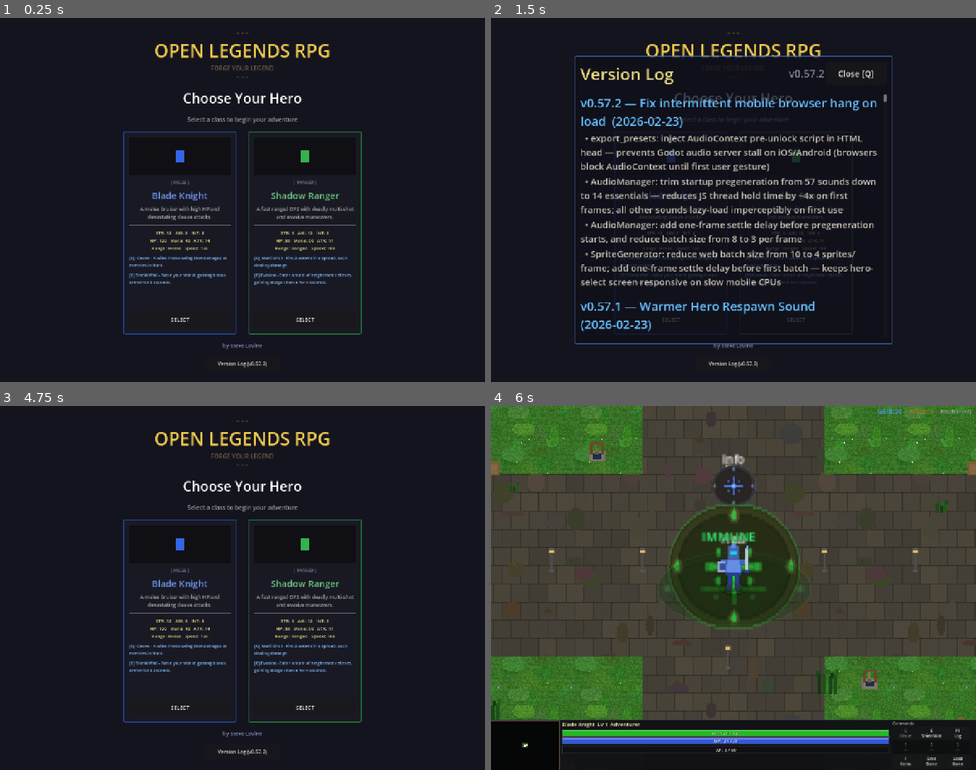
Above: before the commit, frames 1-4 (two rows, left to right).
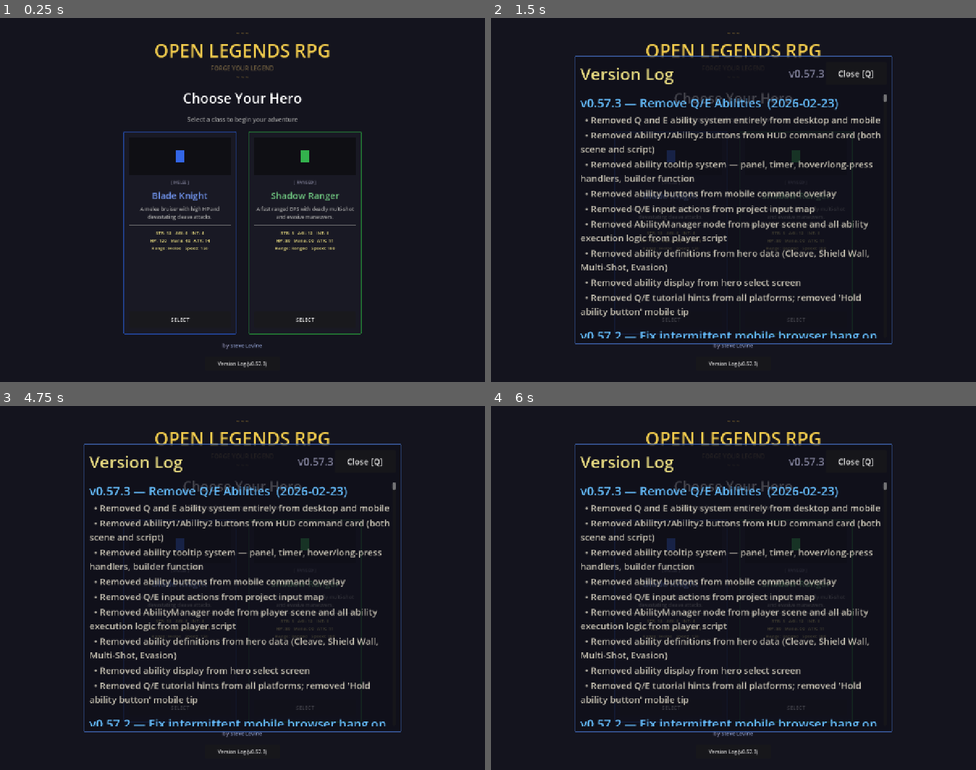
Above: after the commit, the same moments.

Repository: slxny/legends-open-rpg
Game: Godot game, scene res://scenes/main.tscn
Same seed, same stepped clock (60 frames per second), same inputs: the game is played once before the commit and once after it.
Inputs (mouse positions are in pixels of both pictures, inside the frame that each line leads up to):
- Up to frame 1 (0.25 s): no input
- Up to frame 2 (1.5 s): click "Version Log (v0.57.2)" (after the commit: "Version Log (v0.57.3)") at 0.5 s; click "SELECT" at 1.25 s
- Up to frame 3 (4.75 s): click "SELECT" at 2 s; tap Enter at 2.75, 4.25 s; move the mouse to (349, 569) at 2.77 s; hold D (move_right) 2.78-3.5 s; hold Q (ability_1, bound only before the commit) 2.78-3.5 s; click (349, 569) at 2.92 s; tap E (ability_2, bound only before the commit) at 3.05 s; tap Space (attack) at 3.5 s; drag from (145, 606) to (218, 660) at 3.52 s; move the mouse to (291, 507) at 4.27 s; hold D (move_right) from 4.28 s (still down); hold Space (attack) from 4.28 s (still down); click (291, 507) at 4.42 s; tap Q (ability_1, bound only before the commit) at 4.55 s
- Up to frame 4 (6 s): release D (move_right) at 5 s; release Space (attack) at 5 s; drag from (709, 660) to (588, 533) at 5.02 s; click (903, 733) at 5.75 s, where only the run before the commit has a clickable "Q Cleave"

The runs differ from the first frame. In frame 1, 0.7% of the frame differs, in the area x 26-73%, y 65-96%; in frame 2, 12%; in frame 3, 11%; in frame 4, 88%, in the area x 0-100%, y 0-100%.
Error after the commit: Parse Error: Function "_spawn_projectile()" not found in base self. (res://scenes/player/player.gd:1674)

Commit message:
Remove Q/E ability system entirely — desktop and mobile (v0.57.3)
Removed every reference to Q/E abilities across 7 files:

- project.godot: deleted ability_1 (Q) and ability_2 (E) input actions
- player.tscn: removed AbilityManager child node
- player.gd: removed ability_mgr onready, setup call, Q/E input handling,
  _use_ability(), _execute_aoe_ability(), _execute_projectile_ability(),
  _spawn_projectile(), _spawn_buff_vfx()
- hero_data.gd: removed abilities dict from both heroes (Cleave, Shield
  Wall, Multi-Shot, Evasion)
- hud.tscn: removed Ability1 and Ability2 button nodes from command grid
- hud.gd: removed ability_1_btn/ability_2_btn onready refs, tooltip vars,
  _create_tooltip_panel(), _build_ability_tooltip(), _on_ability_hover(),
  _on_ability_unhover(), _setup_mobile_ability_tooltip(), _show_tooltip(),
  _on_ability_cooldown(), mobile overlay ability buttons, ability setup
  block in setup(), all Q/E tutorial hints, 'hold ability' mobile tip
- hero_select.gd: removed ability labels from hero cards

Co-Authored-By: Claude Sonnet 4.6 <noreply@anthropic.com>

Diff:
--- a/project.godot
+++ b/project.godot
@@ -43,7 +43,6 @@
 window/size/mode=3
 window/stretch/mode="canvas_items"
 window/stretch/aspect="expand"
-window/vsync/vsync_mode=1
 
 [input]
 
@@ -67,16 +66,7 @@
 "events": [Object(InputEventKey,"resource_local_to_scene":false,"resource_name":"","device":-1,"window_id":0,"alt_press …(192 unchanged characters)…
 ]
 }
-ability_1={
-"deadzone": 0.5,
-"events": [Object(InputEventKey,"resource_local_to_scene":false,"resource_name":"","device":-1,"window_id":0,"alt_pressed":false,"shift_pressed":false,"ctrl_pressed":false,"meta_pressed":false,"pressed":false,"keycode":0,"physical_keycode":81,"key_label":0,"unicode":113,"location":0,"echo":false,"script":null)
-]
-}
-ability_2={
-"deadzone": 0.5,
-"events": [Object(InputEventKey,"resource_local_to_scene":false,"resource_name":"","device":-1,"window_id":0,"alt_pressed":false,"shift_pressed":false,"ctrl_pressed":false,"meta_pressed":false,"pressed":false,"keycode":0,"physical_keycode":69,"key_label":0,"unicode":101,"location":0,"echo":false,"script":null)
-]
-}
+
 toggle_inventory={
 "deadzone": 0.5,
 "events": [Object(InputEventKey,"resource_local_to_scene":false,"resource_name":"","device":-1,"window_id":0,"alt_press …(192 unchanged characters)…
--- a/scenes/hero_select/hero_select.gd
+++ b/scenes/hero_select/hero_select.gd
@@ -281,18 +281,6 @@
 	stats_label.add_theme_color_override("font_color", Color(0.9, 0.85, 0.5))
 	card_vbox.add_child(stats_label)
 
-	# Abilities
-	var abilities = data.get("abilities", {})
-	for ab_key in abilities:
-		var ab = abilities[ab_key]
-		var hotkey = "Q" if ab_key == "ability_1" else "E"
-		var ab_label = Label.new()
-		ab_label.text = "[%s] %s - %s" % [hotkey, ab.get("name", ""), ab.get("description", "")]
-		ab_label.autowrap_mode = TextServer.AUTOWRAP_WORD
-		ab_label.add_theme_font_size_override("font_size", ability_font_size)
-		ab_label.add_theme_color_override("font_color", Color(0.5, 0.75, 1.0))
-		card_vbox.add_child(ab_label)
-
 	# Spacer
 	var spacer = Control.new()
 	spacer.size_flags_vertical = Control.SIZE_EXPAND_FILL
--- a/scenes/player/player.gd
+++ b/scenes/player/player.gd
@@ -4,7 +4,7 @@
 
 @onready var stats: StatsComponent = $StatsComponent
 @onready var inventory: InventoryComponent = $InventoryComponent
-@onready var ability_mgr: AbilityManager = $AbilityManager
+
 @onready var sprite: Sprite2D = $Sprite
 @onready var attack_area: Area2D = $AttackArea
 @onready var camera: Camera2D = $Camera2D
@@ -165,7 +165,6 @@
 	hero_class = GameManager.current_hero_class
 	stats.initialize_from_hero(hero_class)
 	inventory.setup(stats)
-	ability_mgr.setup(stats, hero_class)
 
 	var tex = SpriteGenerator.get_texture(hero_class)
 	if tex:
@@ -776,13 +775,8 @@
 		_tap_resolve_timer = TAP_RESOLVE_TIME  # Reset window on each new tap
 		_tap_resolved = false
 
-	# Abilities (Q and E)
-	if event.is_action_pressed("ability_1"):
-		_use_ability("ability_1")
-	elif event.is_action_pressed("ability_2"):
-		_use_ability("ability_2")
 	# Consumable slots
-	elif event is InputEventKey and event.pressed:
+	if event is InputEventKey and event.pressed:
 		match event.keycode:
 			KEY_1: inventory.use_consumable(0)
 			KEY_2: inventory.use_consumable(1)
@@ -1980,100 +1974,6 @@
 			return touch_dir
 	return _facing
 
-func _use_ability(ability_key: String) -> void:
-	var ability_data = ability_mgr.use_ability(ability_key, self)
-	if ability_data.is_empty():
-		return
-
-	# Capture aim direction NOW (before the delay), so held keys at cast time matter
-	var aim_dir = _get_aim_direction()
-
-	# Face the aim direction
-	_set_facing(aim_dir)
-
-	# SC:BW trigger delay feel
-	await get_tree().create_timer(0.3).timeout
-	AudioManager.play_sfx("ability_whoosh")
-	if ability_data.has("damage_multiplier") and ability_data.has("radius"):
-		_execute_aoe_ability(ability_data, aim_dir)
-	elif ability_data.has("projectile_count"):
-		_execute_projectile_ability(ability_data, aim_dir)
-	elif ability_data.has("armor_bonus"):
-		ability_mgr.apply_buff("armor", ability_data["armor_bonus"], ability_data["duration"])
-		_spawn_buff_vfx(Color(0.4, 0.6, 1.0, 0.4), ability_data["duration"])
-		GameManager.game_message.emit("Shield Wall! +%d Armor" % int(ability_data["armor_bonus"]), Color(0.4, 0.7, 1.0))
-	elif ability_data.has("dodge_bonus"):
-		ability_mgr.apply_buff("dodge", ability_data["dodge_bonus"], ability_data["duration"])
-		_spawn_buff_vfx(Color(0.2, 1.0, 0.4, 0.3), ability_data["duration"])
-		GameManager.game_message.emit("Evasion! +%d%% Dodge" % int(ability_data["dodge_bonus"] * 100), Color(0.3, 1.0, 0.5))
-
-func _execute_aoe_ability(ability_data: Dictionary, aim_dir: Vector2) -> void:
-	var radius = ability_data.get("radius", 80.0)
-	var arc = deg_to_rad(ability_data.get("arc_degrees", 120.0))
-
-	_spawn_slash_vfx(aim_dir, radius, 1.5)
-
-	_enemies_in_range = _enemies_in_range.filter(func(e): return is_instance_valid(e) and not e.get("_is_dead"))
-	for enemy in _enemies_in_range:
-		if not is_instance_valid(enemy) or not enemy.has_method("take_damage"):
-			continue
-		var to_enemy = enemy.global_position - global_position
-		if to_enemy.length() > radius:
-			continue
-		var angle_diff = abs(aim_dir.angle_to(to_enemy.normalized()))
-		if angle_diff > arc / 2.0:
-			continue
-		var result = CombatManager.calculate_damage(stats.get_stats_dict(), enemy.get_stats_dict(), ability_data["damage_multiplier"])
-		enemy.take_damage(result["damage"], result["is_crit"])
-	_do_screen_shake(4.0)
-
-func _execute_projectile_ability(ability_data: Dictionary, aim_dir: Vector2) -> void:
-	var base_dir = aim_dir
-	var count = ability_data.get("projectile_count", 3)
-	var spread = deg_to_rad(ability_data.get("spread_degrees", 30.0))
-	var speed = ability_data.get("projectile_speed", 400.0)
-	var proj_range = ability_data.get("projectile_range", 300.0)
-	var dmg_mult = ability_data.get("damage_multiplier", 0.8)
-
-	for i in range(count):
-		var angle_offset = lerp(-spread / 2.0, spread / 2.0, float(i) / max(1, count - 1))
-		var dir = base_dir.rotated(angle_offset)
-		_spawn_projectile(dir, speed, proj_range, dmg_mult)
-
-func _spawn_projectile(direction: Vector2, speed: float, max_range: float, dmg_mult: float) -> void:
-	var projectile = Area2D.new()
-	projectile.position = global_position
-	projectile.collision_layer = 0
-	projectile.collision_mask = 2
-
-	var shape_node = CollisionShape2D.new()
-	var circle = CircleShape2D.new()
-	circle.radius = 5.0
-	shape_node.shape = circle
-	projectile.add_child(shape_node)
-
-	var visual = Sprite2D.new()
-	visual.texture = SpriteGenerator.get_texture("arrow_projectile")
-	visual.texture_filter = CanvasItem.TEXTURE_FILTER_NEAREST
-	projectile.add_child(visual)
-
-	projectile.rotation = direction.angle()
-	_get_world_node().add_child(projectile)
-
-	var tween = create_tween()
-	var end_pos = global_position + direction * max_range
-	var travel_time = max_range / speed
-	tween.tween_property(projectile, "position", end_pos, travel_time)
-	tween.tween_callback(projectile.queue_free)
-
-	projectile.body_entered.connect(func(body: Node2D):
-		if body.is_in_group("enemies") and body.has_method("take_damage"):
-			var result = CombatManager.calculate_damage(stats.get_stats_dict(), body.get_stats_dict(), dmg_mult)
-			body.take_damage(result["damage"], result["is_crit"])
-			_spawn_impact_vfx(body.global_position)
-			projectile.queue_free()
-	)
-
 
 func _perform_attack(target: Node2D, attack_dir: Vector2 = Vector2.RIGHT) -> void:
 	_is_attack_animating = true
@@ -2541,17 +2441,6 @@
 		t.set_parallel(false)
 		t.tween_callback(_recycle_vfx.bind(chip))
 
-func _spawn_buff_vfx(color: Color, duration: float) -> void:
-	var vfx = Sprite2D.new()
-	vfx.texture = _tex_beacon_blue
-	vfx.modulate = color
-	vfx.z_index = -1
-	add_child(vfx)
-
-	var tween = create_tween()
-	tween.tween_property(vfx, "modulate:a", 0.15, duration * 0.8)
-	tween.tween_property(vfx, "modulate:a", 0.0, duration * 0.2)
-	tween.tween_callback(vfx.queue_free)
 
 func _spawn_move_indicator(pos: Vector2) -> void:
 	var indicator = _get_pooled_vfx()
--- a/scenes/player/player.tscn
+++ b/scenes/player/player.tscn
@@ -60,9 +60,6 @@
 [node name="InventoryComponent" type="Node" parent="."]
 script = ExtResource("3_inv")
 
-[node name="AbilityManager" type="Node" parent="."]
-script = ExtResource("4_ability")
-
 [connection signal="body_entered" from="AttackArea" to="." method="_on_attack_area_body_entered"]
 [connection signal="body_exited" from="AttackArea" to="." method="_on_attack_area_body_exited"]
 [connection signal="area_entered" from="PickupArea" to="." method="_on_pickup_area_area_entered"]
--- a/scenes/ui/changelog_dialog.gd
+++ b/scenes/ui/changelog_dialog.gd
@@ -9,9 +9,25 @@
 var _is_visible: bool = false
 var _is_mobile: bool = false
 
-const GAME_VERSION := "v0.57.2"
+const GAME_VERSION := "v0.57.3"
 
 const CHANGELOG: Array[Dictionary] = [
+	{
+		"version": "v0.57.3",
+		"title": "Remove Q/E Abilities",
+		"date": "2026-02-23",
+		"entries": [
+			"Removed Q and E ability system entirely from desktop and mobile",
+			"Removed Ability1/Ability2 buttons from HUD command card (both scene and script)",
+			"Removed ability tooltip system — panel, timer, hover/long-press handlers, builder function",
+			"Removed ability buttons from mobile command overlay",
+			"Removed Q/E input actions from project input map",
+			"Removed AbilityManager node from player scene and all ability execution logic from player script",
+			"Removed ability definitions from hero data (Cleave, Shield Wall, Multi-Shot, Evasion)",
+			"Removed ability display from hero select screen",
+			"Removed Q/E tutorial hints from all platforms; removed 'Hold ability button' mobile tip",
+		]
+	},
 	{
 		"version": "v0.57.2",
 		"title": "Fix intermittent mobile browser hang on load",
--- a/scenes/ui/hud.gd
+++ b/scenes/ui/hud.gd
@@ -25,8 +25,7 @@
 @onready var command_card: VBoxContainer = $BottomPanel/HBox/CommandCard
 @onready var command_label: Label = $BottomPanel/HBox/CommandCard/Label
 @onready var command_grid: GridContainer = $BottomPanel/HBox/CommandCard/Grid
-@onready var ability_1_btn: Button = $BottomPanel/HBox/CommandCard/Grid/Ability1
-@onready var ability_2_btn: Button = $BottomPanel/HBox/CommandCard/Grid/Ability2
+
 @onready var log_btn: Button = $BottomPanel/HBox/CommandCard/Grid/Slot3
 @onready var potion_1_btn: Button = $BottomPanel/HBox/CommandCard/Grid/Slot4
 @onready var potion_2_btn: Button = $BottomPanel/HBox/CommandCard/Grid/Slot5
@@ -39,12 +38,6 @@
 var _is_mobile: bool = false
 var _is_portrait: bool = false
 
-# Ability tooltip panel
-var _tooltip_panel: PanelContainer = null
-var _tooltip_label: RichTextLabel = null
-var _tooltip_timer: Timer = null
-var _tooltip_data: Dictionary = {}  # key -> formatted tooltip string
-var _hovered_btn: Button = null
 
 # Tutorial hint system
 var _hint_panel: PanelContainer = null
@@ -67,7 +60,6 @@
 	if _is_mobile:
 		_apply_mobile_layout()
 		_add_mobile_menu_button()
-	_create_tooltip_panel()
 	_create_hint_panel()
 
 func _detect_mobile() -> void:
@@ -224,31 +216,7 @@
 	var btn_size = Vector2(0, 90)
 	var fs = 26
 
-	# Row 1: Ability 1, Ability 2, Log
-	var a1 = Button.new()
-	a1.text = ability_1_btn.text
-	a1.custom_minimum_size = btn_size
-	a1.size_flags_horizontal = Control.SIZE_EXPAND_FILL
-	a1.add_theme_font_size_override("font_size", fs)
-	a1.pressed.connect(func():
-		if _player and is_instance_valid(_player):
-			_player._use_ability("ability_1")
-		_toggle_cmd_overlay()
-	)
-	grid.add_child(a1)
-
-	var a2 = Button.new()
-	a2.text = ability_2_btn.text
-	a2.custom_minimum_size = btn_size
-	a2.size_flags_horizontal = Control.SIZE_EXPAND_FILL
-	a2.add_theme_font_size_override("font_size", fs)
-	a2.pressed.connect(func():
-		if _player and is_instance_valid(_player):
-			_player._use_ability("ability_2")
-		_toggle_cmd_overlay()
-	)
-	grid.add_child(a2)
-
+	# Row 1: Log (first slot)
 	var log_b = Button.new()
 	log_b.text = "F1\nLog"
 	log_b.custom_minimum_size = btn_size
@@ -447,41 +415,11 @@
 	stats.mana_changed.connect(_on_mana_changed)
 	stats.xp_changed.connect(_on_xp_changed)
 	stats.leveled_up.connect(_on_leveled_up)
-	ability_mgr.ability_cooldown_updated.connect(_on_ability_cooldown)
 	GameManager.gold_changed.connect(_on_gold_changed)
 	GameManager.wood_changed.connect(_on_wood_changed)
 	AlignmentManager.alignment_changed.connect(_on_alignment_changed)
 
-	# Ability names & tooltips
 	var hero_data = HeroData.get_hero(player.hero_class)
-	if hero_data.has("abilities"):
-		var ab = hero_data["abilities"]
-		if ab.has("ability_1"):
-			ability_1_btn.text = "Q\n" + ab["ability_1"]["name"]
-			_tooltip_data["ability_1"] = _build_ability_tooltip(ab["ability_1"], "Q")
-		if ab.has("ability_2"):
-			ability_2_btn.text = "E\n" + ab["ability_2"]["name"]
-			_tooltip_data["ability_2"] = _build_ability_tooltip(ab["ability_2"], "E")
-
-	# Connect ability buttons to actually cast on press (needed for mobile tap)
-	ability_1_btn.pressed.connect(func():
-		if _player and is_instance_valid(_player):
-			_player._use_ability("ability_1")
-	)
-	ability_2_btn.pressed.connect(func():
-		if _player and is_instance_valid(_player):
-			_player._use_ability("ability_2")
-	)
-
-	# Tooltips: desktop hover, mobile long-press
-	if _is_mobile:
-		_setup_mobile_ability_tooltip(ability_1_btn, "ability_1")
-		_setup_mobile_ability_tooltip(ability_2_btn, "ability_2")
-	else:
-		ability_1_btn.mouse_entered.connect(_on_ability_hover.bind(ability_1_btn, "ability_1"))
-		ability_1_btn.mouse_exited.connect(_on_ability_unhover)
-		ability_2_btn.mouse_entered.connect(_on_ability_hover.bind(ability_2_btn, "ability_2"))
-		ability_2_btn.mouse_exited.connect(_on_ability_unhover)
 
 	# Connect command card buttons
 	log_btn.text = "F1\nLog"
@@ -585,12 +523,6 @@
 	alignment_label.text = "%s (%+d)" % [faction, val]
 	alignment_label.add_theme_color_override("font_color", color)
 
-func _on_ability_cooldown(index: int, remaining: float, _total: float) -> void:
-	var btn = ability_1_btn if index == 0 else ability_2_btn
-	if remaining > 0:
-		btn.disabled = true
-	else:
-		btn.disabled = false
 
 func _update_potion_labels() -> void:
 	if not _player or not is_instance_valid(_player):
@@ -629,141 +561,6 @@
 	if _player and is_instance_valid(_player):
 		SaveLoadManager.apply_to_player(_player)
 
-# ── Ability Tooltip System ──────────────────────────────────────────────
-
-func _create_tooltip_panel() -> void:
-	_tooltip_panel = PanelContainer.new()
-	_tooltip_panel.visible = false
-	_tooltip_panel.z_index = 100
-	_tooltip_panel.mouse_filter = Control.MOUSE_FILTER_IGNORE
-
-	var style = StyleBoxFlat.new()
-	style.bg_color = Color(0.08, 0.08, 0.12, 0.96)
-	style.border_color = Color(0.45, 0.4, 0.2, 1.0)
-	style.set_border_width_all(2)
-	style.set_corner_radius_all(4)
-	style.set_content_margin_all(10)
-	_tooltip_panel.add_theme_stylebox_override("panel", style)
-
-	_tooltip_label = RichTextLabel.new()
-	_tooltip_label.bbcode_enabled = true
-	_tooltip_label.fit_content = true
-	_tooltip_label.scroll_active = false
-	_tooltip_label.mouse_filter = Control.MOUSE_FILTER_IGNORE
-	_tooltip_label.add_theme_color_override("default_color", Color(0.9, 0.88, 0.8))
-	if _is_mobile:
-		_tooltip_label.custom_minimum_size = Vector2(420, 0)
-		_tooltip_label.add_theme_font_size_override("normal_font_size", 26)
-		_tooltip_label.add_theme_font_size_override("bold_font_size", 28)
-	else:
-		_tooltip_label.custom_minimum_size = Vector2(240, 0)
-		_tooltip_label.add_theme_font_size_override("normal_font_size", 13)
-		_tooltip_label.add_theme_font_size_override("bold_font_size", 14)
-	_tooltip_panel.add_child(_tooltip_label)
-
-	# Timer for delayed show
-	_tooltip_timer = Timer.new()
-	_tooltip_timer.one_shot = true
-	_tooltip_timer.wait_time = 0.3
-	_tooltip_timer.timeout.connect(_show_tooltip)
-	add_child(_tooltip_timer)
-	add_child(_tooltip_panel)
-
-func _build_ability_tooltip(ability: Dictionary, hotkey: String) -> String:
-	var name_str = ability.get("name", "Unknown")
-	var desc = ability.get("description", "")
-	var mana = ability.get("mana_cost", 0)
-	var cd = ability.get("cooldown", 0.0)
-
-	var text = "[b][color=#f0d866]%s[/color][/b]  [color=#aaaaaa][%s][/color]\n" % [name_str, hotkey]
-	text += "[color=#bbbbbb]%s[/color]\n\n" % desc
-
-	# Stats line
-	var stats_parts: Array[String] = []
-	if mana > 0:
-		stats_parts.append("[color=#6699ff]%d Mana[/color]" % mana)
-	if cd > 0:
-		stats_parts.append("[color=#ccaa55]%.0fs Cooldown[/color]" % cd)
-	if stats_parts.size() > 0:
-		text += "  ".join(stats_parts) + "\n"
-
-	# Extra details
-	if ability.has("damage_multiplier"):
-		text += "[color=#ff8866]%.0f%% damage[/color]" % (ability["damage_multiplier"] * 100)
-		if ability.has("radius"):
-			text += "  [color=#aaaaaa]in %.0fpx radius[/color]" % ability["radius"]
-		if ability.has("projectile_count"):
-			text += "  [color=#aaaaaa]%d projectiles[/color]" % ability["projectile_count"]
-		text += "\n"
-	if ability.has("armor_bonus"):
-		text += "[color=#66ccff]+%d Armor[/color]  for [color=#cccccc]%.0fs[/color]\n" % [ability["armor_bonus"], ability.get("duration", 0)]
-	if ability.has("dodge_bonus"):
-		text += "[color=#66ff99]+%.0f%% Dodge[/color]  for [color=#cccccc]%.0fs[/color]\n" % [ability["dodge_bonus"] * 100, ability.get("duration", 0)]
-
-	return text.strip_edges()
-
-func _on_ability_hover(btn: Button, ability_key: String) -> void:
-	if not _tooltip_data.has(ability_key):
-		return
-	_hovered_btn = btn
-	_tooltip_label.text = _tooltip_data[ability_key]
-	_tooltip_timer.start()
-
-func _on_ability_unhover() -> void:
-	_hovered_btn = null
-	_tooltip_timer.stop()
-	_tooltip_panel.visible = false
-
-func _setup_mobile_ability_tooltip(btn: Button, ability_key: String) -> void:
-	var hold_timer = Timer.new()
-	hold_timer.one_shot = true
-	hold_timer.wait_time = 0.6
-	add_child(hold_timer)
-	hold_timer.timeout.connect(func():
-		if not _tooltip_data.has(ability_key):
-			return
-		_tooltip_label.text = _tooltip_data[ability_key]
-		_tooltip_panel.visible = true
-		# Position above button (same logic as desktop _show_tooltip)
-		await get_tree().process_frame
-		var btn_rect = btn.get_global_rect()
-		var tip_size = _tooltip_panel.size
-		var x_pos = btn_rect.position.x + btn_rect.size.x / 2.0 - tip_size.x / 2.0
-		var y_pos = btn_rect.position.y - tip_size.y - 8.0
-		x_pos = clampf(x_pos, 4, get_viewport().get_visible_rect().size.x - tip_size.x - 4)
-		if y_pos < 4:
-			y_pos = btn_rect.position.y + btn_rect.size.y + 8.0
-		_tooltip_panel.position = Vector2(x_pos, y_pos)
-	)
-	btn.button_down.connect(func(): hold_timer.start())
-	btn.button_up.connect(func():
-		hold_timer.stop()
-		if _tooltip_panel.visible:
-			# Auto-hide tooltip after 2s
-			var hide_tw = create_tween()
-			hide_tw.tween_interval(2.0)
-			hide_tw.tween_callback(func(): _tooltip_panel.visible = false)
-	)
-
-func _show_tooltip() -> void:
-	if _hovered_btn == null:
-		return
-	_tooltip_panel.visible = true
-	# Position above the hovered button
-	await get_tree().process_frame
-	# Re-check after await — user may have unhovered during the frame
-	if _hovered_btn == null:
-		_tooltip_panel.visible = false
-		return
-	var btn_rect = _hovered_btn.get_global_rect()
-	var tip_size = _tooltip_panel.size
-	var x_pos = btn_rect.position.x + btn_rect.size.x / 2.0 - tip_size.x / 2.0
-	var y_pos = btn_rect.position.y - tip_size.y - 8.0
-	# Clamp to screen
-	x_pos = clampf(x_pos, 4, get_viewport().get_visible_rect().size.x - tip_size.x - 4)
-	if y_pos < 4:
-		y_pos = btn_rect.position.y + btn_rect.size.y + 8.0
-	_tooltip_panel.position = Vector2(x_pos, y_pos)
 
 # ── Tutorial Hint System ────────────────────────────────────────────────
 
@@ -851,19 +648,6 @@
 		_hint_timer.start()
 
 func _start_tutorial_hints(hero_data: Dictionary) -> void:
-	var ab1_name = "Ability 1"
-	var ab2_name = "Ability 2"
-	var ab1_desc = ""
-	var ab2_desc = ""
-	if hero_data.has("abilities"):
-		var ab = hero_data["abilities"]
-		if ab.has("ability_1"):
-			ab1_name = ab["ability_1"]["name"]
-			ab1_desc = ab["ability_1"].get("description", "")
-		if ab.has("ability_2"):
-			ab2_name = ab["ability_2"]["name"]
-			ab2_desc = ab["ability_2"].get("description", "")
-
 	var is_ranged = _player and _player.hero_class == "shadow_ranger"
 	var hero_name = "Blade Knight" if not is_ranged else "Shadow Ranger"
 	var ATK = "[color=#ff9966][b]ATK button[/b][/color]" if _is_mobile else "[color=#ff9966][b]SPACE[/b][/color]"
@@ -871,27 +655,7 @@
 
 	_hint_queue = []
 
-	# --- 1. Abilities (hero-specific, platform-aware) ---
-	if _is_mobile:
-		_hint_queue.append({
-			"delay": 4.0,
-			"text": "[color=#f0d866]TIP:[/color]  Tap the [color=#66ccff][b]left ability[/b][/color] for [color=#f0d866]%s[/color] — %s" % [ab1_name, ab1_desc],
-		})
-		_hint_queue.append({
-			"delay": 15.0,
-			"text": "[color=#f0d866]TIP:[/color]  Tap the [color=#66ccff][b]right ability[/b][/color] for [color=#f0d866]%s[/color] — %s" % [ab2_name, ab2_desc],
-		})
-	else:
-		_hint_queue.append({
-			"delay": 4.0,
-			"text": "[color=#f0d866]TIP:[/color]  Press [color=#66ccff][b]Q[/b][/color] for [color=#f0d866]%s[/color] — %s" % [ab1_name, ab1_desc],
-		})
-		_hint_queue.append({
-			"delay": 15.0,
-			"text": "[color=#f0d866]TIP:[/color]  Press [color=#66ccff][b]E[/b][/color] for [color=#f0d866]%s[/color] — %s" % [ab2_name, ab2_desc],
-		})
-
-	# --- 2. Special attacks (hero-specific, platform-aware) ---
+	# --- 1. Special attacks (hero-specific, platform-aware) ---
 	if is_ranged:
 		_hint_queue.append_array([
 			{
@@ -943,10 +707,6 @@
 		})
 		_hint_queue.append({
 			"delay": 20.0,
-			"text": "[color=#f0d866]TIP:[/color]  [color=#aaddff][b]Hold an ability button[/b][/color] to see its details — mana cost, cooldown, and damage",
-		})
-		_hint_queue.append({
-			"delay": 20.0,
 			"text": "[color=#f0d866]TIP:[/color]  Tap [color=#88ddff][b]Items[/b][/color] to open your inventory  |  Tap [color=#66ff88][b]potion slots[/b][/color] to use consumables in battle",
 		})
 	else:
@@ -956,7 +716,7 @@
 		})
 		_hint_queue.append({
 			"delay": 20.0,
-			"text": "[color=#f0d866]TIP:[/color]  [color=#88ddff][b]I[/b][/color] for inventory  |  [color=#66ff88][b]1, 2, 3[/b][/color] to use potions  |  Hover [color=#66ccff][b]Q[/b][/color]/[color=#66ccff][b]E[/b][/color] for ability details",
+			"text": "[color=#f0d866]TIP:[/color]  [color=#88ddff][b]I[/b][/color] for inventory  |  [color=#66ff88][b]1, 2, 3[/b][/color] to use potions",
 		})
 
 	# --- 4. Healing & beacons ---
--- a/scenes/ui/hud.tscn
+++ b/scenes/ui/hud.tscn
@@ -112,19 +112,6 @@
 theme_override_constants/h_separation = 1
 theme_override_constants/v_separation = 1
 
-[node name="Ability1" type="Button" parent="BottomPanel/HBox/CommandCard/Grid"]
-layout_mode = 2
-custom_minimum_size = Vector2(68, 32)
-text = "Q
-Ability1"
-theme_override_font_sizes/font_size = 10
-
-[node name="Ability2" type="Button" parent="BottomPanel/HBox/CommandCard/Grid"]
-layout_mode = 2
-custom_minimum_size = Vector2(68, 32)
-text = "E
-Ability2"
-theme_override_font_sizes/font_size = 10
 
 [node name="Slot3" type="Button" parent="BottomPanel/HBox/CommandCard/Grid"]
 layout_mode = 2
--- a/scripts/data/hero_data.gd
+++ b/scripts/data/hero_data.gd
@@ -28,25 +28,6 @@
 			"armor": 0.5,
 			"attack_damage": 2,
 		},
-		"abilities": {
-			"ability_1": {
-				"name": "Cleave",
-				"description": "A wide melee swing that damages all enemies in front.",
-				"cooldown": 4.0,
-				"mana_cost": 15,
-				"damage_multiplier": 1.8,
-				"radius": 80.0,
-				"arc_degrees": 120.0,
-			},
-			"ability_2": {
-				"name": "Shield Wall",
-				"description": "Raise your shield, gaining bonus armor for 5 seconds.",
-				"cooldown": 12.0,
-				"mana_cost": 20,
-				"armor_bonus": 10,
-				"duration": 5.0,
-			},
-		},
 		"color": Color(0.2, 0.4, 0.9),  # Blue-ish knight
 	},
 	"shadow_ranger": {
@@ -74,27 +55,6 @@
 			"armor": 0.3,
 			"attack_damage": 2,
 		},
-		"abilities": {
-			"ability_1": {
-				"name": "Multi-Shot",
-				"description": "Fire 3 arrows in a spread, each dealing damage.",
-				"cooldown": 5.0,
-				"mana_cost": 20,
-				"damage_multiplier": 0.8,
-				"projectile_count": 3,
-				"spread_degrees": 30.0,
-				"projectile_speed": 400.0,
-				"projectile_range": 300.0,
-			},
-			"ability_2": {
-				"name": "Evasion",
-				"description": "Enter a state of heightened reflexes, gaining dodge chance for 4 seconds.",
-				"cooldown": 14.0,
-				"mana_cost": 25,
-				"dodge_bonus": 0.4,
-				"duration": 4.0,
-			},
-		},
 		"color": Color(0.2, 0.7, 0.3),  # Green ranger
 	},
 }
